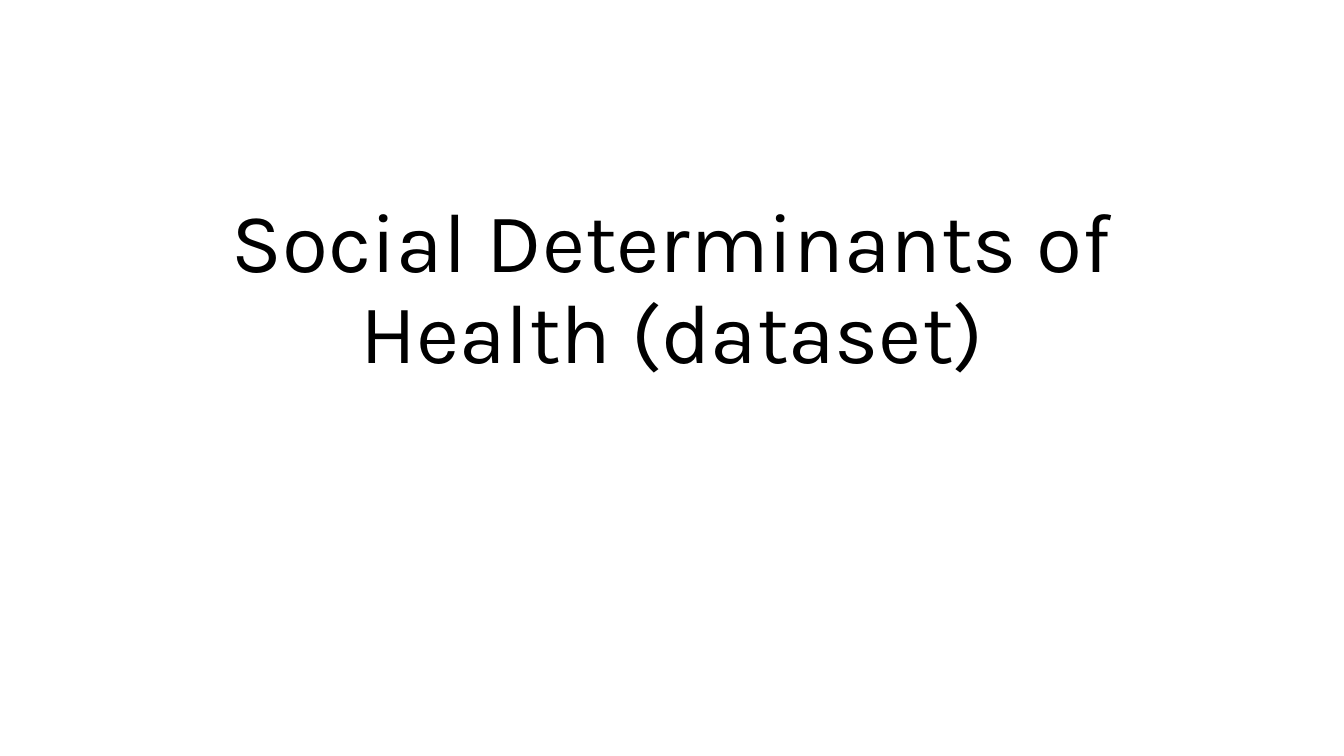
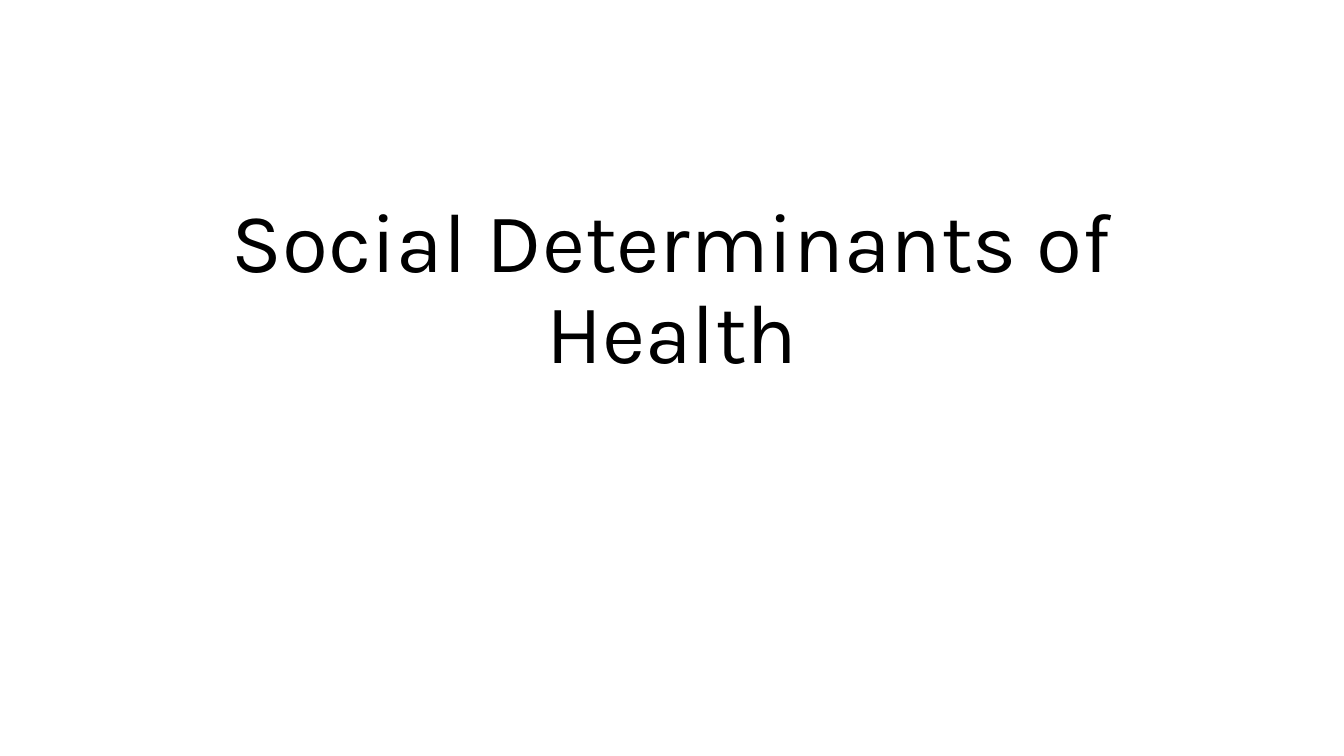
Before and after one commit to r-buch/social-covid, a slide deck: slide 1 of SDOH_Datasets.pptx. Drawn at 1344x756 pixels with LibreOffice and Linux fonts; fonts in the diff are those of the drawing. Boxes give left, top, right and bottom in pixels: in the first picture for what was removed or moved away, otherwise in the second. Text is boxed around its words. In the diff, an @@ line names an element or a change of style, - is before the commit and + after.

```diff
--- a/SDOH_Datasets.pptx
+++ b/SDOH_Datasets.pptx
@@ title at [232, 214, 1112, 364]: text changed @@
-Social Determinants of Health (dataset)
+Social Determinants of Health
```
Also in this commit, not shown: 3 other slides changed, 2 slides added, 4 slides removed.
